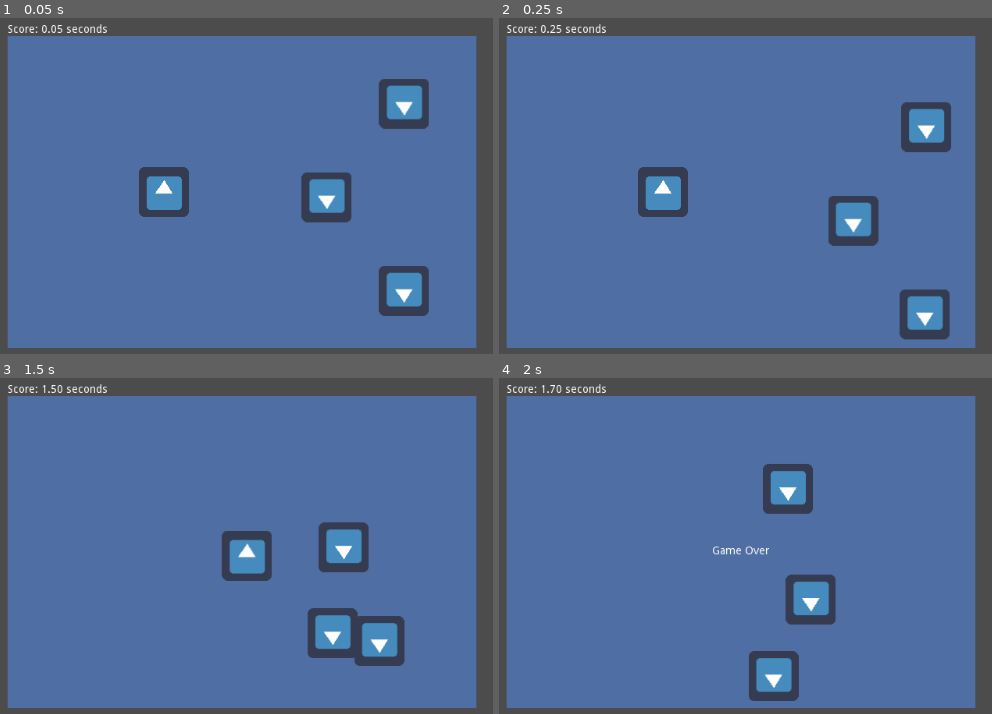
Above: before the commit, frames 1-4 (two rows, left to right).
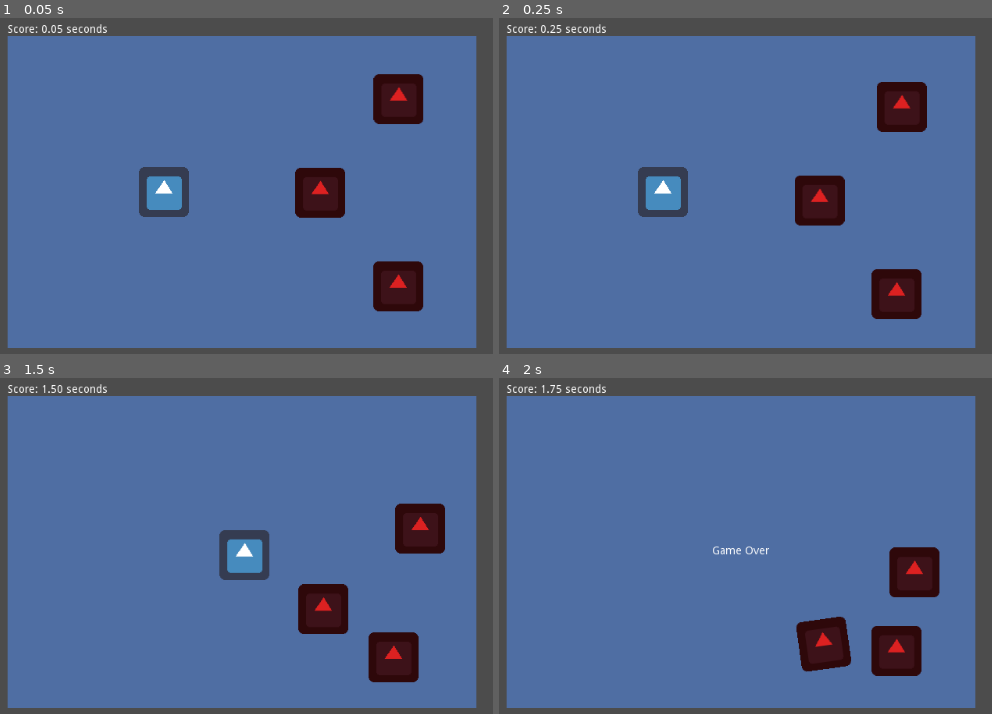
Above: after the commit, the same moments.

Repository: danieljohnson2/Bouncy
Game: Godot game, scene res://Bouncy.tscn
Two runs of this game, one before a commit and one after it. Both use one fixed random seed, a clock stepped at 60 frames per second and the inputs below. The engine's default icon, where the game draws it, is replaced by a stand-in: a white triangle on a blue panel in a dark square.
Inputs:
- Up to frame 1 (0.05 s): no input
- Up to frame 2 (0.25 s): no input
- Up to frame 3 (1.5 s): hold Right (ui_right) 0.53-1.28 s; hold Down (ui_down) from 1.28 s (still down)
- Up to frame 4 (2 s): keep holding Down (ui_down)

The runs differ from the first frame. In frame 1, 5.4% of the frame differs, in the area x 59-88%, y 16-89%; in frame 2, 7.8%; in frame 3, 8.0%; in frame 4, 8.9%, in the area x 11-90%, y 2-97%.

Commit message:
Switch to use of RigidBody2D- Godot physics instead of home-grown. It looks much sillier, but I have to tint the evil balls or they won't look evil anymore

Diff:
--- a/Ball.gd
+++ /dev/null
@@ -1,23 +0,0 @@
-extends Sprite
-
-export var speed = Vector2(0,0)
-
-var playfield
-
-func _ready():
-	# Called every time the node is added to the scene.
-	# Initialization here
-	playfield = get_tree().get_nodes_in_group("playfield")[0]
-
-func _process(delta):
-	var pos = self.position + speed * delta
-
-	var size = self.texture.get_size()
-	var pf_topleft = Vector2(0,0) + size / 2 # position is relative to playfield
-	var pf_bottomright = pf_topleft + playfield.rect_size - size
-	if pos.x < pf_topleft.x: speed.x = -speed.x
-	if pos.y < pf_topleft.y: speed.y = -speed.y
-	if pos.x > pf_bottomright.x: speed.x = -speed.x
-	if pos.y > pf_bottomright.y: speed.y = -speed.y
-
-	self.position = pos
--- a/Bouncy.tscn
+++ b/Bouncy.tscn
@@ -1,10 +1,9 @@
-[gd_scene load_steps=6 format=2]
+[gd_scene load_steps=5 format=2]
 
 [ext_resource path="res://Score.gd" type="Script" id=1]
-[ext_resource path="res://icon.png" type="Texture" id=2]
-[ext_resource path="res://Ball.gd" type="Script" id=3]
-[ext_resource path="res://PlayerController.gd" type="Script" id=4]
-[ext_resource path="res://Nemesis.tscn" type="PackedScene" id=5]
+[ext_resource path="res://Player.gd" type="Script" id=2]
+[ext_resource path="res://icon.png" type="Texture" id=3]
+[ext_resource path="res://Nemesis.tscn" type="PackedScene" id=4]
 
 [node name="Root" type="Node2D" index="0"]
 
@@ -77,51 +76,71 @@
 color = Color( 0.310303, 0.431593, 0.640625, 1 )
 _sections_unfolded = [ "Margin", "Mouse", "Rect" ]
 
-[node name="Ball" type="Sprite" parent="Playfield" index="0" groups=[
+[node name="Ball" type="RigidBody2D" parent="Playfield" index="0" groups=[
 "player",
 ]]
 
 position = Vector2( 200, 200 )
-texture = ExtResource( 2 )
-script = ExtResource( 3 )
-_sections_unfolded = [ "Offset", "Transform", "Visibility" ]
-speed = Vector2( 0, 0 )
-
-[node name="PlayerController" type="Node" parent="Playfield/Ball" index="0"]
-
-script = ExtResource( 4 )
+input_pickable = false
+collision_layer = 1
+collision_mask = 1
+mode = 0
+mass = 1.0
+friction = 0.0
+bounce = 1.0
+gravity_scale = 0.0
+custom_integrator = false
+continuous_cd = 0
+contacts_reported = 1
+contact_monitor = true
+sleeping = false
+can_sleep = true
+linear_velocity = Vector2( 0, 0 )
+linear_damp = 0.0
+angular_velocity = 0.0
+angular_damp = -1.0
+script = ExtResource( 2 )
+_sections_unfolded = [ "Linear", "Offset", "Pickable", "Transform", "Visibility" ]
 responsiveness = 250
 
-[node name="Area" type="Area2D" parent="Playfield/Ball" index="1"]
-
-input_pickable = true
-gravity_vec = Vector2( 0, 1 )
-gravity = 98.0
-linear_damp = 0.1
-angular_damp = 1.0
-audio_bus_override = false
-audio_bus_name = "Master"
-_sections_unfolded = [ "Transform" ]
-
-[node name="CollisionPolygon2D" type="CollisionPolygon2D" parent="Playfield/Ball/Area" index="0"]
+[node name="CollisionPolygon2D" type="CollisionPolygon2D" parent="Playfield/Ball" index="0"]
 
 position = Vector2( -32, -32 )
 build_mode = 0
 polygon = PoolVector2Array( 0, 0, 64, 0, 64, 64, 0, 64 )
 _sections_unfolded = [ "Transform" ]
 
-[node name="Nemesis" parent="Playfield" index="1" instance=ExtResource( 5 )]
+[node name="Sprite" type="Sprite" parent="Playfield/Ball" index="1"]
+
+texture = ExtResource( 3 )
+
+[node name="Nemesis" parent="Playfield" index="1" instance=ExtResource( 4 )]
 
 editor/display_folded = true
 position = Vector2( 400, 200 )
 
-[node name="Nemesis2" parent="Playfield" index="2" instance=ExtResource( 5 )]
+[node name="Nemesis2" parent="Playfield" index="2" instance=ExtResource( 4 )]
 
 position = Vector2( 500, 80 )
 
-[node name="Nemesis3" parent="Playfield" index="3" instance=ExtResource( 5 )]
+[node name="Nemesis3" parent="Playfield" index="3" instance=ExtResource( 4 )]
 
 position = Vector2( 500, 320 )
+
+[node name="Invisible Walls" type="KinematicBody2D" parent="Playfield" index="4"]
+
+position = Vector2( 300, 200 )
+scale = Vector2( 11, 7 )
+input_pickable = false
+collision_layer = 1
+collision_mask = 1
+collision/safe_margin = 0.08
+_sections_unfolded = [ "Transform" ]
+
+[node name="CollisionPolygon2D" type="CollisionPolygon2D" parent="Playfield/Invisible Walls" index="0"]
+
+build_mode = 0
+polygon = PoolVector2Array( -28, -28, -28, 28, 28, 28, 28, -28, -28, -28, -30, -30, 30, -30, 30, 30, -30, 30, -30, -30 )
 
 [node name="RichTextLabel" type="RichTextLabel" parent="." index="3" groups=[
 "gameover",
@@ -155,4 +174,4 @@
 override_selected_font_color = false
 _sections_unfolded = [ "BBCode", "Rect", "Visibility" ]
 
-[connection signal="area_entered" from="Playfield/Ball/Area" to="Playfield/Ball/PlayerController" method="_on_Area_area_entered"]
+[connection signal="body_entered" from="Playfield/Ball" to="Playfield/Ball" method="_on_Ball_body_entered"]
--- a/NemesisController.gd
+++ b/Nemesis.gd
@@ -1,4 +1,4 @@
-extends Node
+extends RigidBody2D
 
 var change_size = 50
 var until_change = 0
@@ -11,4 +11,4 @@
 		var ball = get_parent()
 		var offset = Vector2(rand_range(-change_size, change_size), rand_range(change_size, change_size))
 		change_size *= 1.25
-		ball.speed += offset
+		self.linear_velocity += offset
--- a/Nemesis.tscn
+++ b/Nemesis.tscn
@@ -1,37 +1,42 @@
-[gd_scene load_steps=4 format=2]
+[gd_scene load_steps=3 format=2]
 
-[ext_resource path="res://icon.png" type="Texture" id=1]
-[ext_resource path="res://Ball.gd" type="Script" id=2]
-[ext_resource path="res://NemesisController.gd" type="Script" id=3]
+[ext_resource path="res://Nemesis.gd" type="Script" id=1]
+[ext_resource path="res://icon.png" type="Texture" id=2]
 
-[node name="Nemesis" type="Sprite" groups=[
+[node name="Nemesis" type="RigidBody2D" groups=[
 "nemesis",
 ]]
 
-texture = ExtResource( 1 )
-flip_v = true
-script = ExtResource( 2 )
-_sections_unfolded = [ "Offset", "Transform", "Visibility" ]
-speed = Vector2( 150, 100 )
+input_pickable = false
+collision_layer = 1
+collision_mask = 1
+mode = 0
+mass = 1.0
+friction = 0.0
+bounce = 1.0
+gravity_scale = 0.0
+custom_integrator = false
+continuous_cd = 0
+contacts_reported = 0
+contact_monitor = false
+sleeping = false
+can_sleep = true
+linear_velocity = Vector2( 0, 0 )
+linear_damp = 0.0
+angular_velocity = 0.0
+angular_damp = -1.0
+script = ExtResource( 1 )
+_sections_unfolded = [ "Collision", "Linear", "Offset", "Pickable", "Transform", "Visibility" ]
 
-[node name="Area" type="Area2D" parent="." index="0"]
+[node name="Sprite" type="Sprite" parent="." index="0"]
 
-input_pickable = true
-gravity_vec = Vector2( 0, 1 )
-gravity = 98.0
-linear_damp = 0.1
-angular_damp = 1.0
-audio_bus_override = false
-audio_bus_name = "Master"
-_sections_unfolded = [ "Transform" ]
+modulate = Color( 0.863281, 0.131516, 0.131516, 1 )
+texture = ExtResource( 2 )
+_sections_unfolded = [ "Visibility" ]
 
-[node name="CollisionPolygon2D" type="CollisionPolygon2D" parent="Area" index="0"]
+[node name="CollisionPolygon2D" type="CollisionPolygon2D" parent="." index="1"]
 
 position = Vector2( -32, -32 )
 build_mode = 0
 polygon = PoolVector2Array( 0, 0, 64, 0, 64, 64, 0, 64 )
 _sections_unfolded = [ "Transform" ]
-
-[node name="NemesisController" type="Node" parent="." index="1"]
-
-script = ExtResource( 3 )
--- a/PlayerController.gd
+++ b/Player.gd
@@ -1,4 +1,4 @@
-extends Node
+extends RigidBody2D
 
 export var responsiveness = 250
 
@@ -15,17 +15,14 @@
 	if Input.is_action_pressed("ui_quit"):
 		get_tree().quit()
 
-	var ball = self.get_parent()
-
 	for action in directions.keys():
 		if Input.is_action_pressed(action):
-			ball.speed += directions[action] * responsiveness * delta
+			self.linear_velocity += directions[action] * responsiveness * delta
 
+func die():
+	self.visible = false
+	for go in get_tree().get_nodes_in_group("gameover"):
+		go.visible = true
 
-func _on_Area_area_entered(area):
-	var other = area.get_parent()
-	if other.is_in_group("nemesis"):
-		var ball = self.get_parent()
-		ball.visible = false
-		for go in get_tree().get_nodes_in_group("gameover"):
-			go.visible = true
+func _on_Ball_body_entered(body):
+	if body.is_in_group("nemesis"): die()
